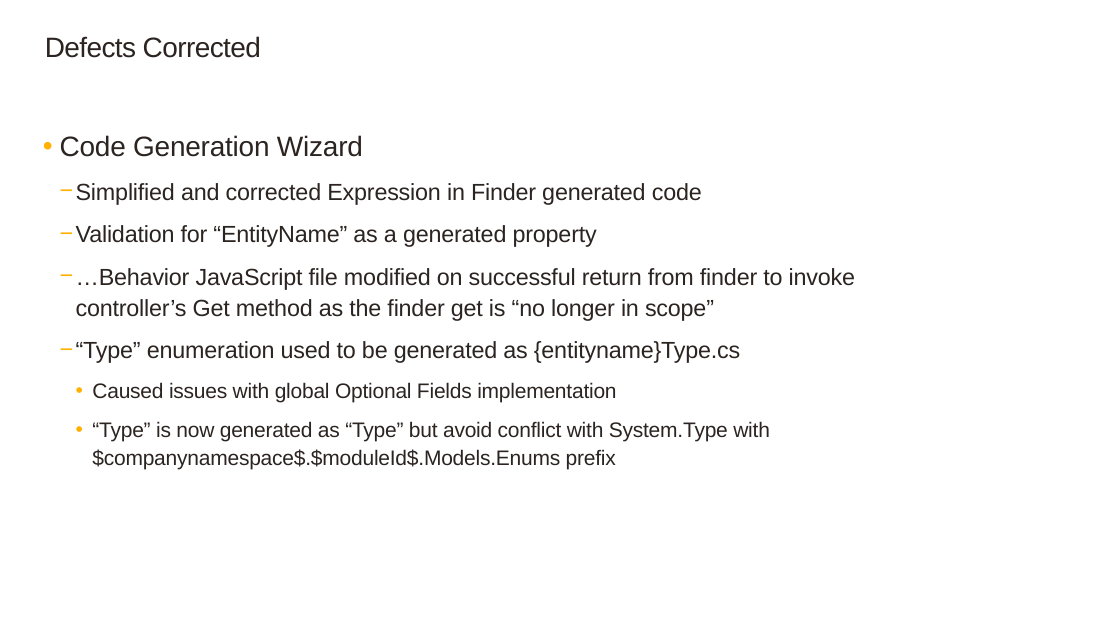
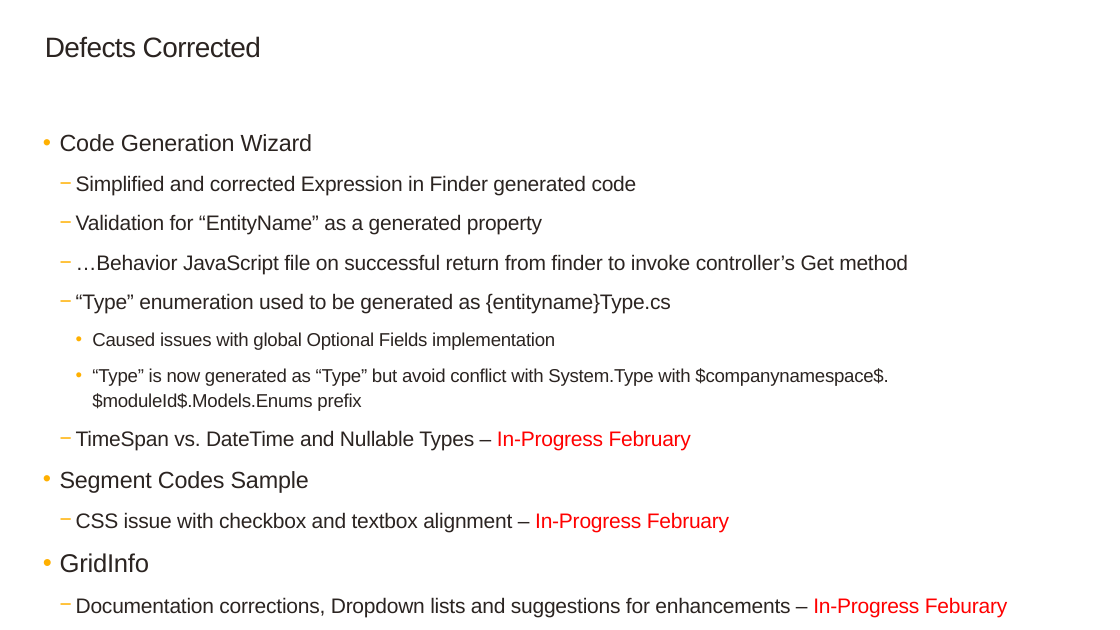
Before and after one commit to SageNADev/Sage300-SDK, a slide deck: slide 2 of docs/presentations/Sage300SDK_2018.2WebSDKOverview.pptx. Drawn at 1120x630 pixels with LibreOffice and Linux fonts; fonts in the diff are those of the drawing; background and template pictures are left out. Boxes give left, top, right and bottom in pixels: in the first picture for what was removed or moved away, otherwise in the second. Text is boxed around its words. In the diff, an @@ line names an element or a change of style, - is before the commit and + after.

Commit message:
2018.2 defect updates

```diff
--- a/docs/presentations/Sage300SDK_2018.2WebSDKOverview.pptx
+++ b/docs/presentations/Sage300SDK_2018.2WebSDKOverview.pptx
@@ text at (60, 134, 888, 411): size 24 to 20 pt in "Code Generation Wizard"; size 20 to 18 pt in "Simplified and corrected Expression in Finder generated ...", "Validation for “EntityName” as a generated property", "“Type” enumeration used to be generated as ..."; size 18 to 16 pt in "Caused issues with global Optional Fields implementation", "“Type” is now generated as “Type” but ..." @@
@@ text at (76, 254, 908, 274): text changed; size 20 to 18 pt @@
-    − …Behavior JavaScript file modified on successful return from finder to invoke controller’s Get method as the finder get is “no longer in scope”
+    − …Behavior JavaScript file on successful return from finder to invoke controller’s Get method
@@ text at (60, 430, 1007, 617): paragraphs added @@
+    − TimeSpan vs. DateTime and Nullable Types – In-Progress February
+  • Segment Codes Sample
+    − CSS issue with checkbox and textbox alignment – In-Progress February
+  • GridInfo
+    − Documentation corrections, Dropdown lists and suggestions for enhancements – In-Progress Feburary
```
